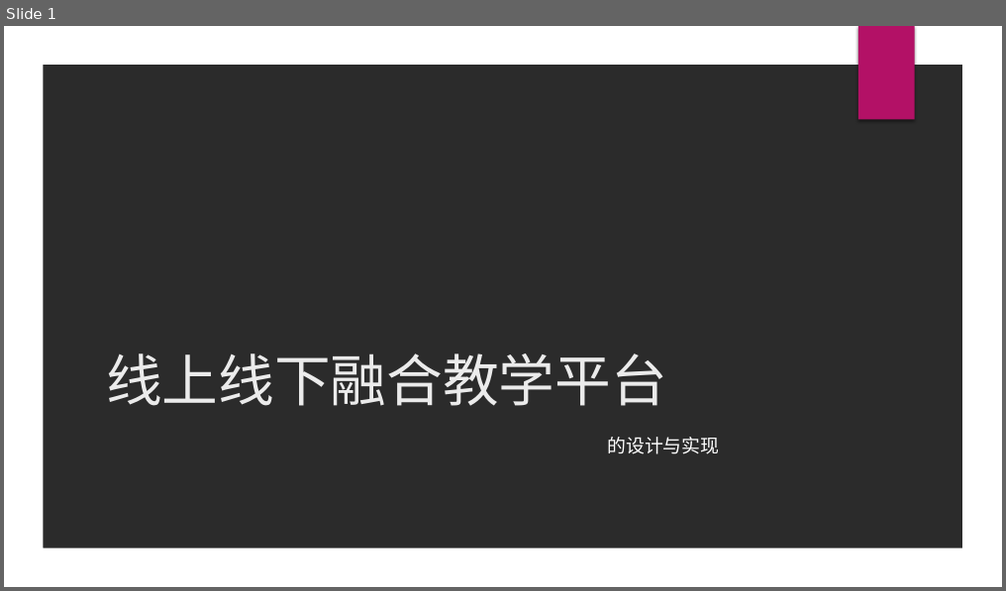
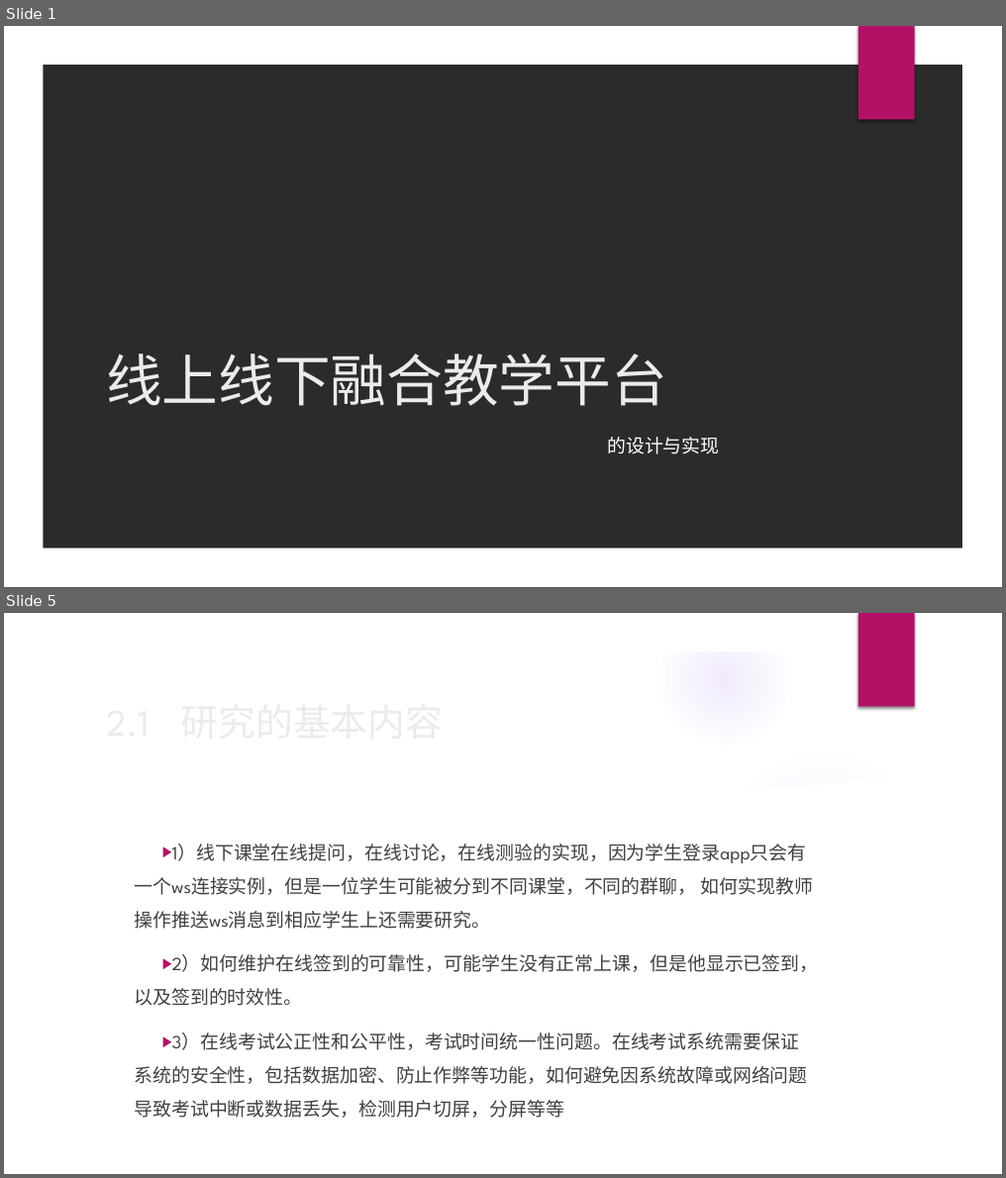
Before and after one commit to Minkmmx64/Blended-Learning-Platform, a slide deck: 开题答辩ppt.pptx. Shown one above the other, each under a label of ours: slide 1 before the commit, slides 1 and 5 after it; the slides between them are not shown. The pictures are 1006x591 and 1006x1178 pixels, drawn with LibreOffice and Linux fonts; fonts in the diff are those of the drawing; background and template pictures are left out; a plain dark background stands for a picture behind light text. Boxes give left, top, right and bottom in pixels: in the first picture for what was removed or moved away, otherwise in the second. Text is boxed around its words. In the diff, an @@ line names an element or a change of style, - is before the commit and + after.

```diff
--- a/开题答辩ppt.pptx
+++ b/开题答辩ppt.pptx
@@ slide 5 added at <box>4,613,1002,1174</box>, background picture (left out); not listed: 2 template elements that a slide beside it also shows @@
@@ group added at <box>4,614,971,1174</box>: 5 ellipses, 2 freeform shapes @@
@@ text added at <box>134,844,819,1118</box>, 18 pt, text #404040 @@
+▶ 1）线下课堂在线提问，在线讨论，在线测验的实现，因为学生登录app只会有一个ws连接实例，但是一位学生可能被分到不同课堂，不同的群聊， 如何实现教师操作推送ws消息到相应学生上还需要研究。
+▶ 2）如何维护在线签到的可靠性，可能学生没有正常上课，但是他显示已签到，以及签到的时效性。
+▶ 3）在线考试公正性和公平性，考试时间统一性问题。在线考试系统需要保证系统的安全性，包括数据加密、防止作弊等功能，如何避免因系统故障或网络问题导致考试中断或数据丢失，检测用户切屏，分屏等等
@@ title added at <box>172,955,819,972</box>, 36 pt, text #EBEBEB @@
+2.1 研究的基本内容
```
Also in this commit, not shown: 2 slides changed, 6 other slides added, 37 other files.
